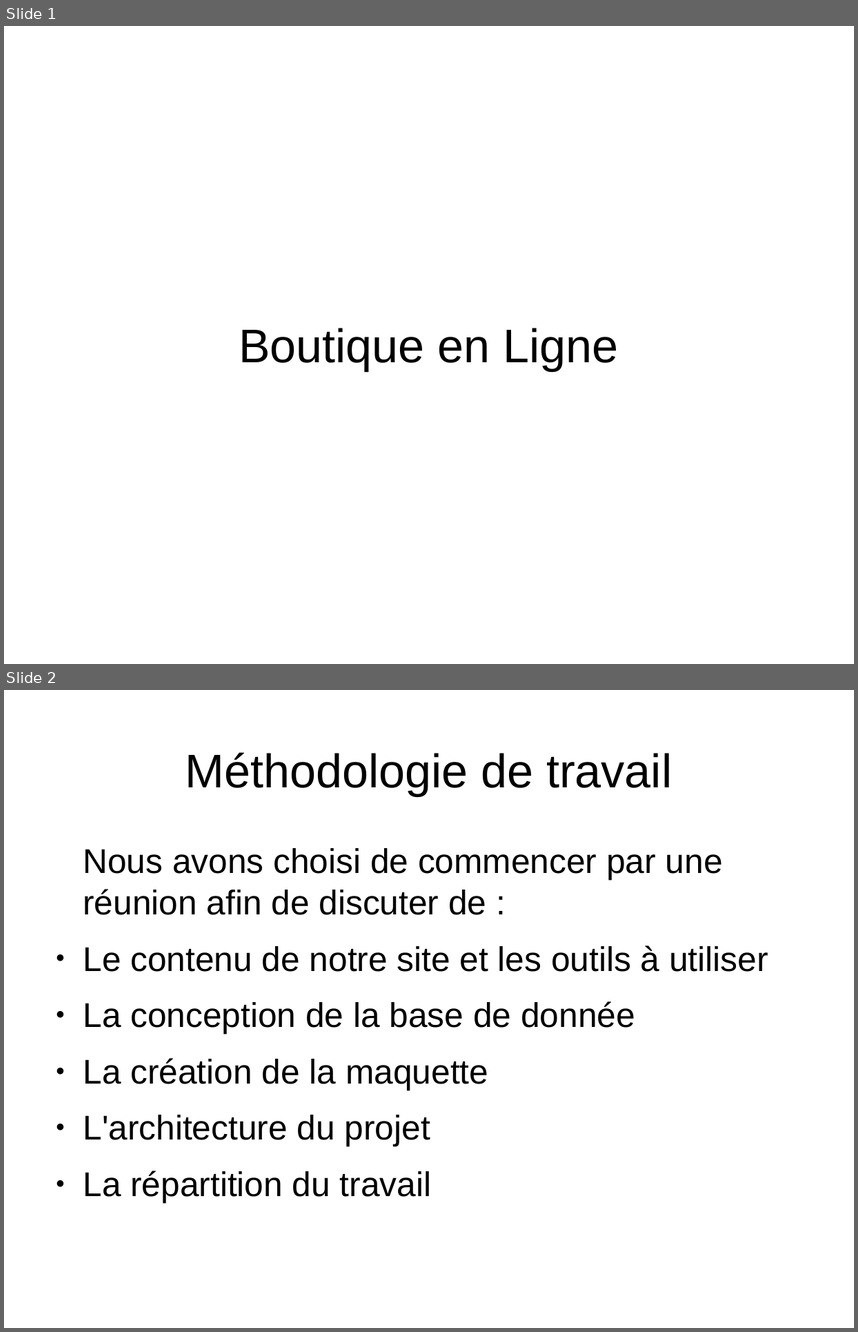
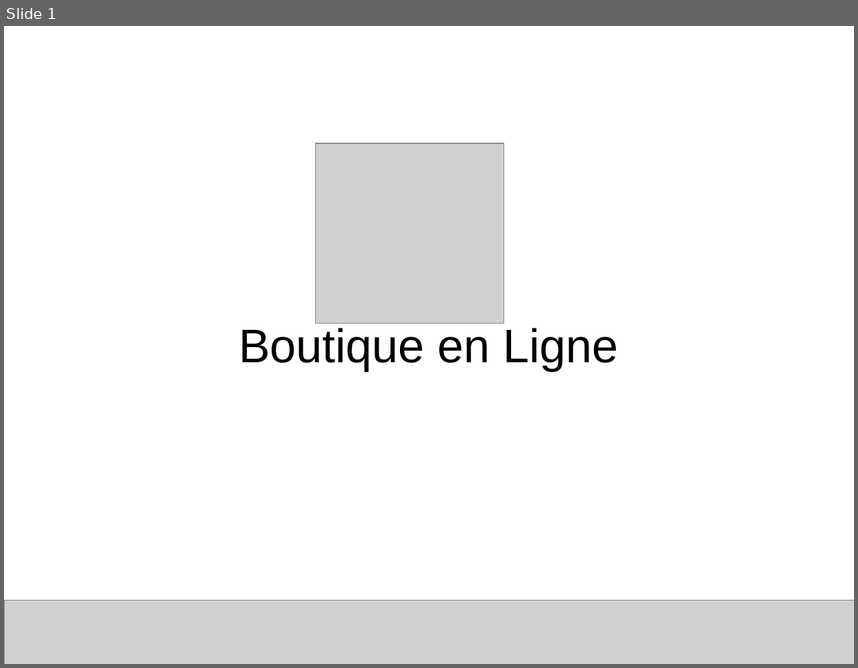
Before and after one commit to franckcostanzo/LaPlateforme_Php-Js, a slide deck: Beta/Divers/presentation.odp. Shown one above the other, each under a label of ours: slides 1 and 2 before the commit, slide 1 after it. The pictures are 858x1332 and 858x668 pixels, drawn with LibreOffice and Linux fonts; fonts in the diff are those of the drawing; grey boxes stand for pictures. Boxes give left, top, right and bottom in pixels: in the first picture for what was removed or moved away, otherwise in the second. Text is boxed around its words. In the diff, an @@ line names an element or a change of style, - is before the commit and + after.

```diff
--- a/Beta/Divers/presentation.odp
+++ b/Beta/Divers/presentation.odp
@@ slide 2 removed at bbox=[4, 690, 854, 1328], background #FFFFFF @@
@@ title removed at bbox=[185, 752, 672, 796] @@
-Méthodologie de travail
@@ text removed at bbox=[83, 848, 768, 1202] @@
-Nous avons choisi de commencer par une réunion afin de discuter de :
-● Le contenu de notre site et les outils à utiliser
-● La conception de la base de donnée
-● La création de la maquette
-● L'architecture du projet
-● La répartition du travail
@@ slide 1 changed as well @@
@@ picture added at bbox=[316, 143, 504, 323] @@
@@ picture added at bbox=[4, 600, 854, 664] @@
```
Also in this commit, not shown: 13 other slides changed, 15 slides added, 2 other slides removed, 6 other files.
